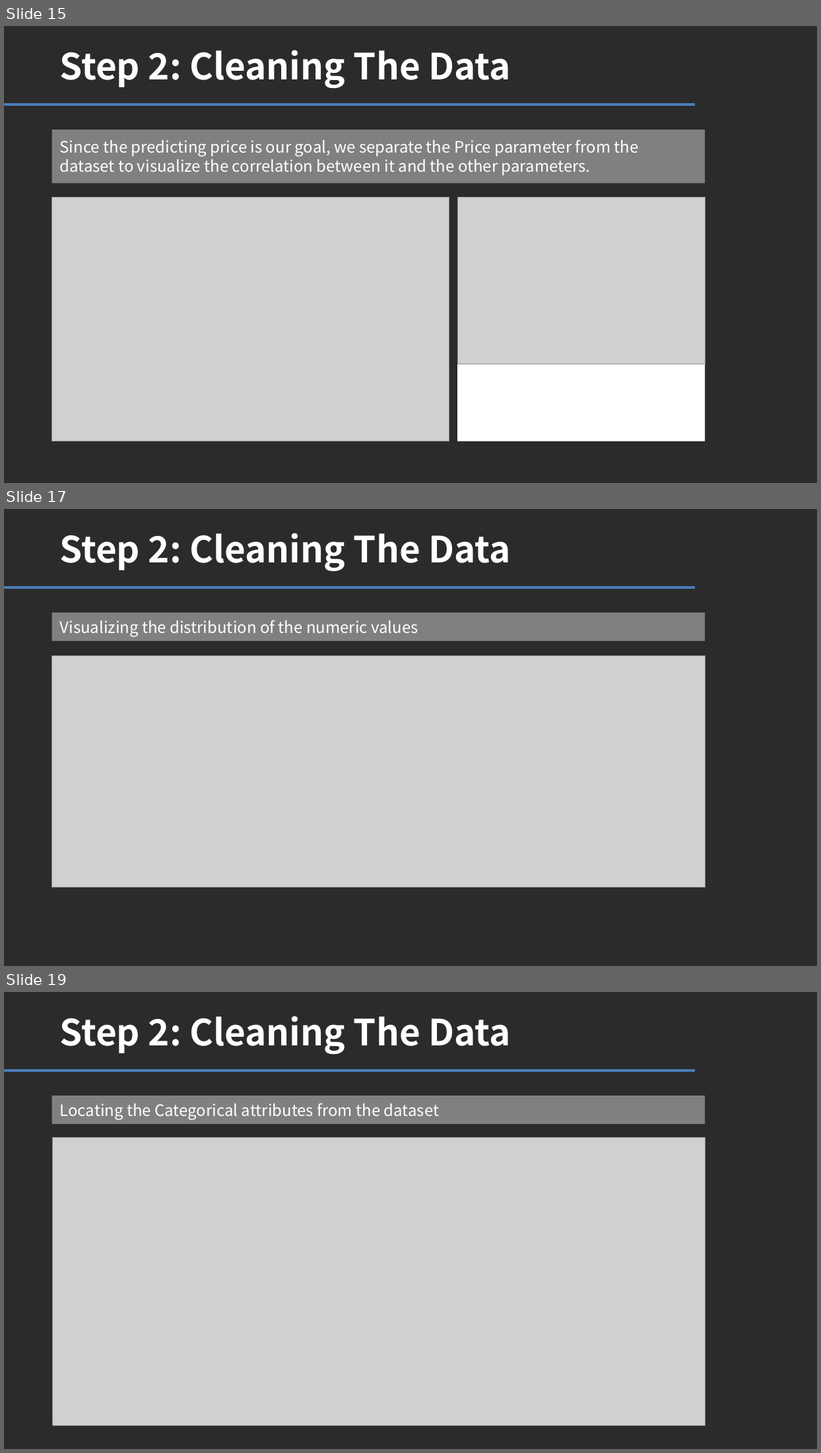
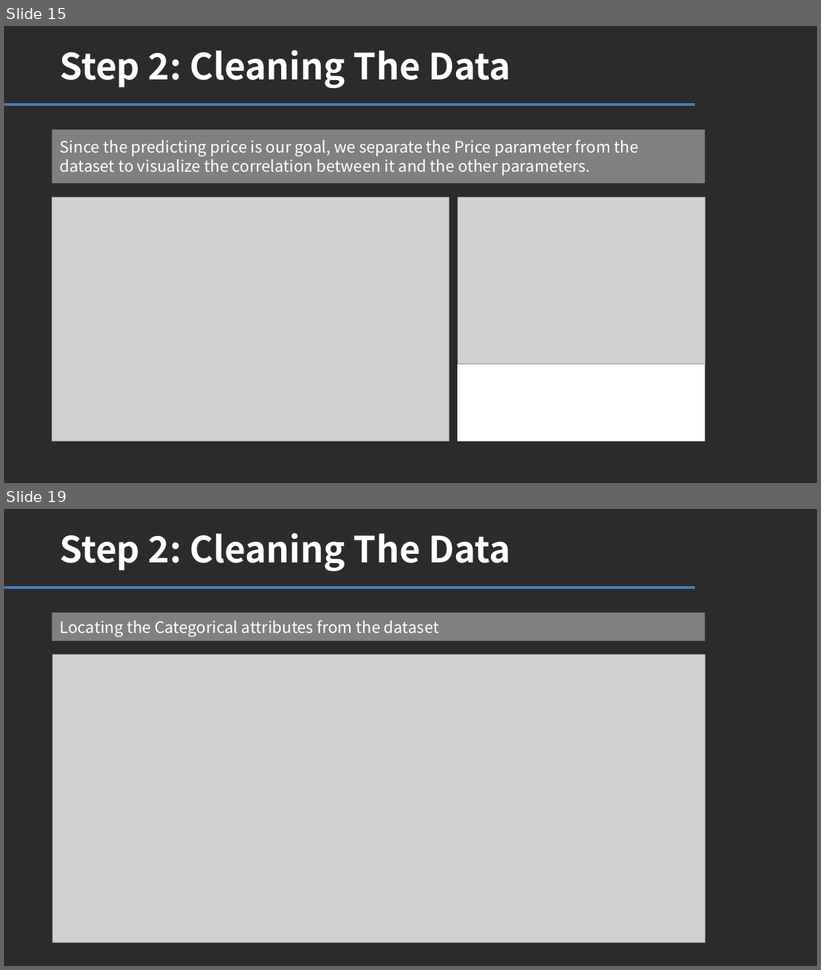
Before and after one commit to mhaouili2020/Diamonds, a slide deck: DiamondMLProject.pptx. Shown one above the other, each under a label of ours: slides 15, 17 and 19 before the commit, slides 15 and 19 after it; the slides between them are not shown. The pictures are 821x1453 and 821x970 pixels, drawn with LibreOffice and Linux fonts; fonts in the diff are those of the drawing; grey boxes stand for pictures; background and template pictures are left out; a plain dark background stands for a picture behind light text. Boxes give left, top, right and bottom in pixels: in the first picture for what was removed or moved away, otherwise in the second. Text is boxed around its words. In the diff, an @@ line names an element or a change of style, - is before the commit and + after.

```diff
--- a/DiamondMLProject.pptx
+++ b/DiamondMLProject.pptx
@@ slide 17 removed at (4, 509, 817, 966), background picture (left out) @@
@@ title removed at (60, 533, 511, 572) @@
-Step 2: Cleaning The Data
@@ line removed from (4, 588) to (695, 588) @@
@@ text removed at (52, 613, 705, 642) @@
-Visualizing the distribution of the numeric values
@@ picture removed at (52, 656, 705, 888) @@
```
Also in this commit, not shown: 3 slides changed, 2 slides added, 3 other slides removed, 1 other file.
